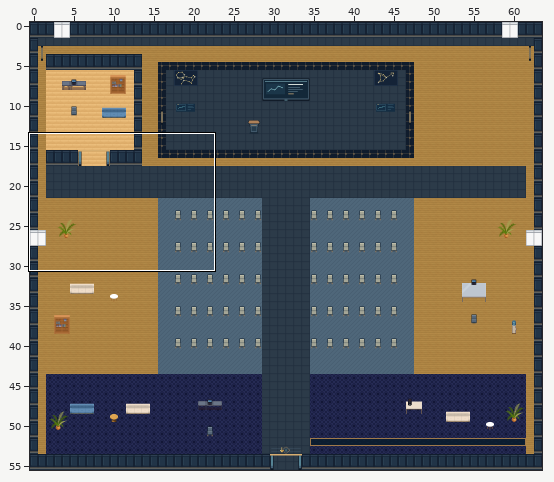
Two states of a Tiled map (JSON), maps/preview/solar-hall.tmj. The picture above shows the old version from afar; the outline marks the close-up.
Close-up. Old version:
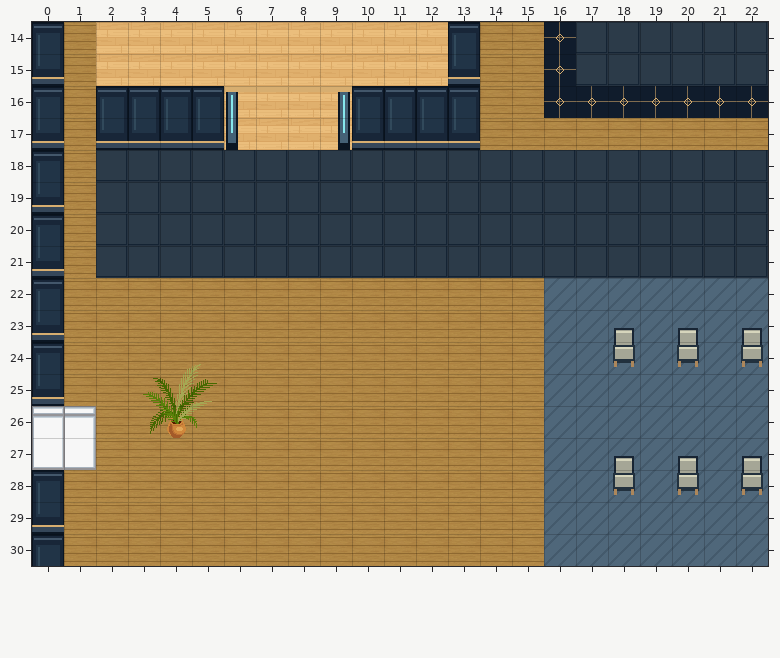
Cells are 32x32 px. Shown: x 0..22, y 14..30. The commit also changed other parts of the map, which this record leaves out.
After:
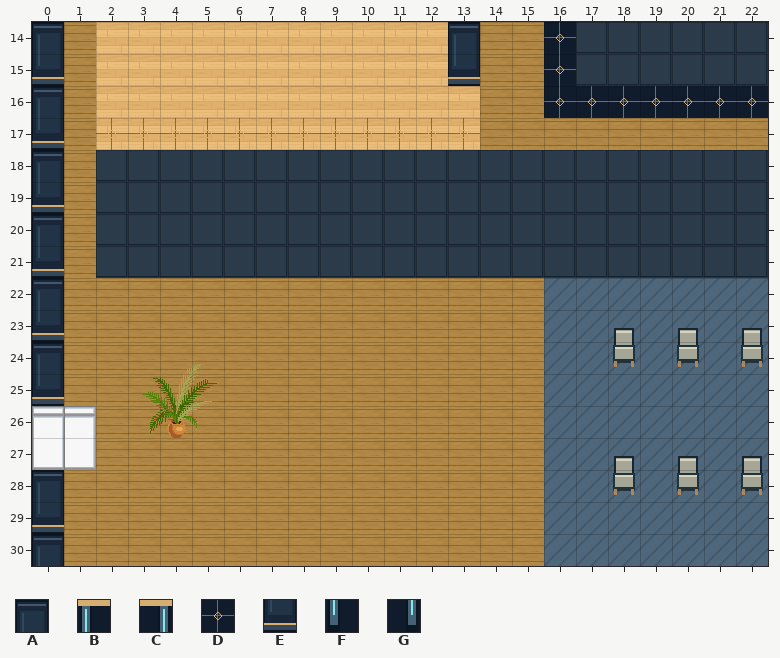
Key: from "art-0": A 0, B 1, C 4, D 15, E 16, F 17, G 20.
_ is an empty cell.
Diff:
{"where": "layer \"scenery-belowAvatar-0\""}
{"y":17,"x":2,"old":"____________","new":"DDDDDDDDDDDD"}
{"where": "layer \"scenery-aboveAvatar-0\" (removed)"}
{"y":16,"x":2,"old":"AAAAB","new":"_____"}
{"y":16,"x":9,"old":"CAAAA","new":"_____"}
{"y":17,"x":2,"old":"EEEEF","new":"_____"}
{"y":17,"x":9,"old":"GEEEE","new":"_____"}
{"label":"changed","picture_box":[96,86,480,150]}
